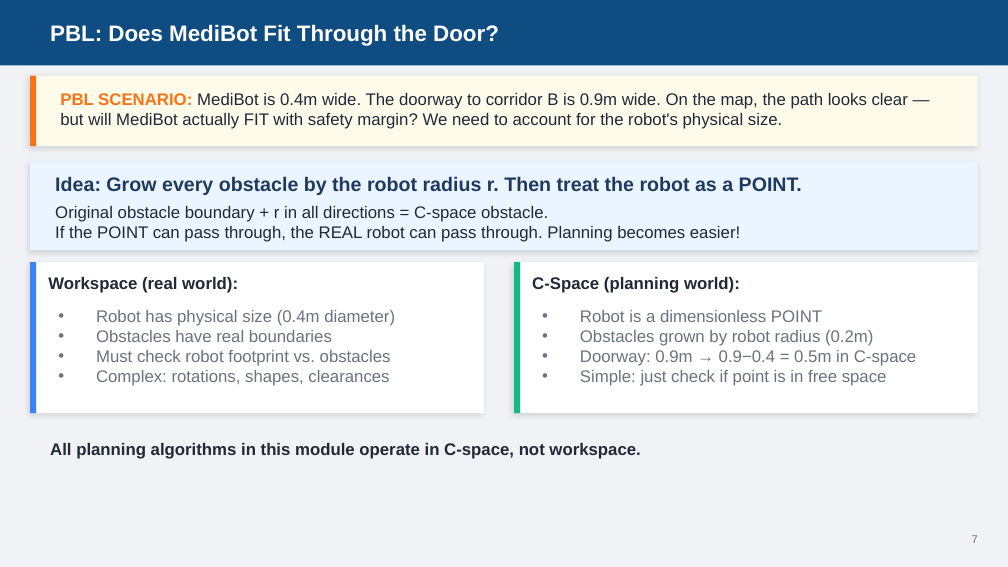
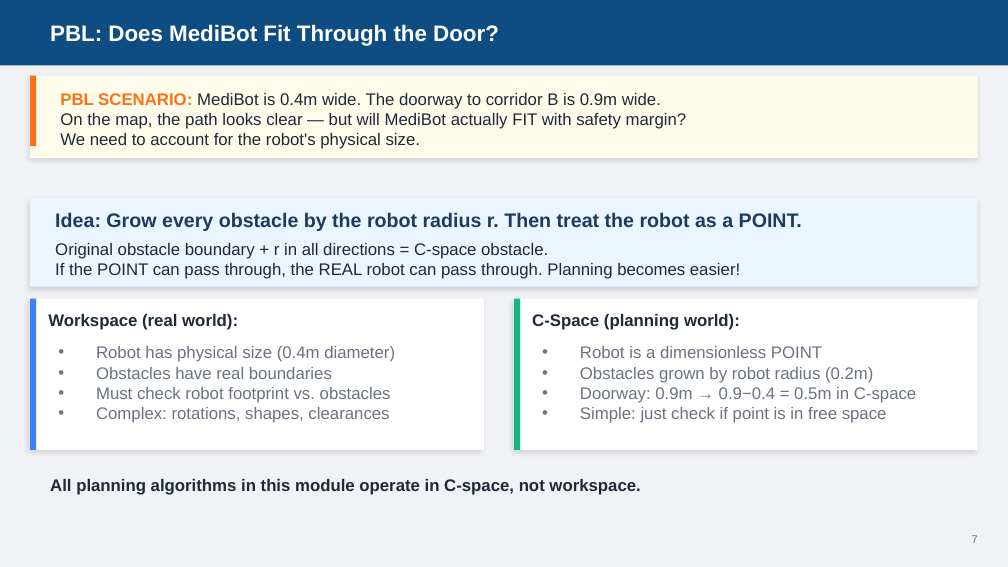
Before and after one commit to AbbadiAhmad/mobile_robots_course, a slide deck: slide 7 of Slides/Mod09/MOD009-Planning.pptx. Drawn at 1008x567 pixels with LibreOffice and Linux fonts; fonts in the diff are those of the drawing. Boxes give left, top, right and bottom in pixels: in the first picture for what was removed or moved away, otherwise in the second. Text is boxed around its words. In the diff, an @@ line names an element or a change of style, - is before the commit and + after.

```diff
--- a/Slides/Mod09/MOD009-Planning.pptx
+++ b/Slides/Mod09/MOD009-Planning.pptx
@@ rectangle: place and size @@
-rectangle at [30, 76, 978, 146]
+rectangle at [30, 76, 978, 158]
@@ text at [60, 93, 687, 149]: text changed @@
-PBL SCENARIO: MediBot is 0.4m wide. The doorway to corridor B is 0.9m wide. On the map, the path looks clear — but will MediBot actually FIT with safety margin? We need to account for the robot's physical size.
+PBL SCENARIO: MediBot is 0.4m wide. The doorway to corridor B is 0.9m wide.
+On the map, the path looks clear — but will MediBot actually FIT with safety margin?
+We need to account for the robot's physical size.
@@ 7 texts, 5 rectangles: place and size @@
-7 texts, 5 rectangles at [30, 161, 978, 459]
+7 texts, 5 rectangles at [30, 198, 978, 495]
```
Also in this commit, not shown: 13 other slides changed, 3 other files.
